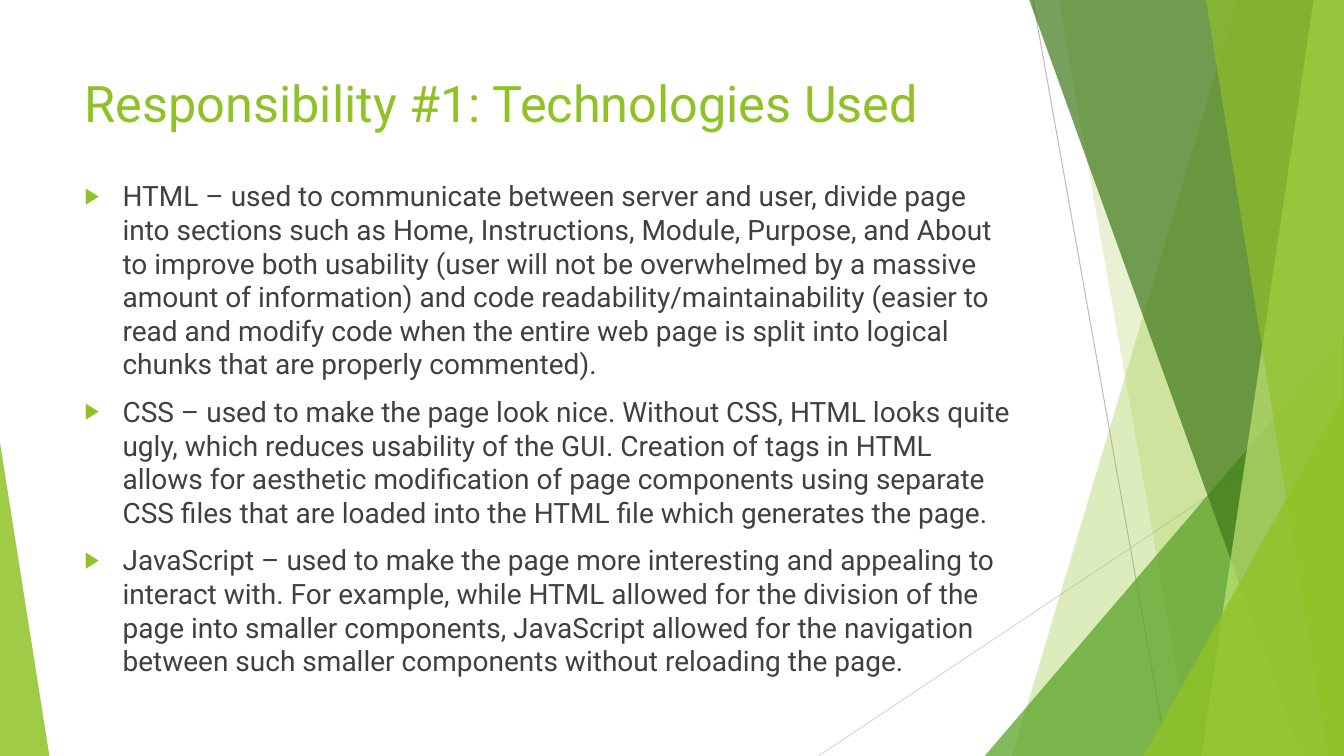
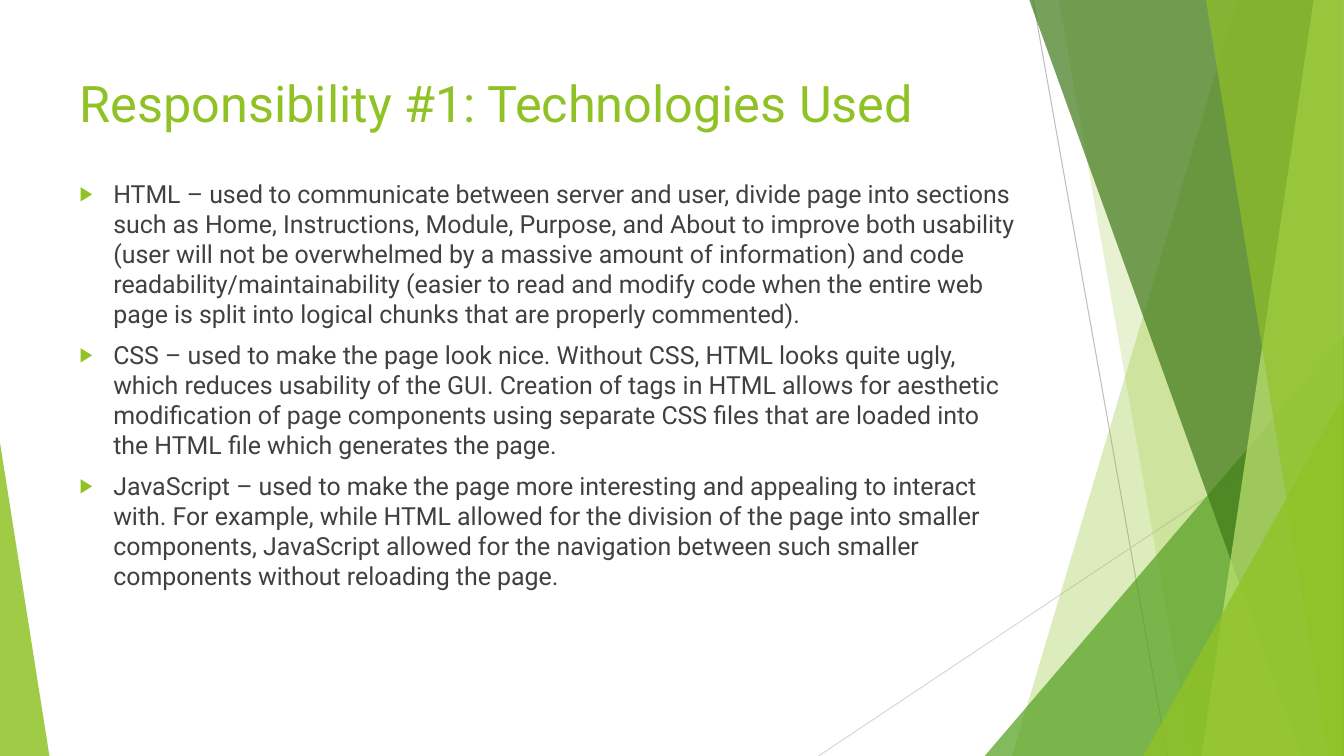
Before and after one commit to AlexDCraig/senior-capstone-project, a slide deck: slide 5 of FinalWinterTermProgressReport/FinalWinterTermDemo.pptx. Drawn at 1344x756 pixels with LibreOffice and Linux fonts; fonts in the diff are those of the drawing. Boxes give left, top, right and bottom in pixels: in the first picture for what was removed or moved away, otherwise in the second. Text is boxed around its words. In the diff, an @@ line names an element or a change of style, - is before the commit and + after.

```diff
--- a/FinalWinterTermProgressReport/FinalWinterTermDemo.pptx
+++ b/FinalWinterTermProgressReport/FinalWinterTermDemo.pptx
@@ title "Responsibility #1: Technologies Used": place and size @@
-title "Responsibility #1: Technologies Used" at <box>85,84,918,133</box>
+title "Responsibility #1: Technologies Used" at <box>80,84,913,133</box>
@@ text "HTML – used to communicate ..." at <box>113,184,1014,590</box>: size 20 to 17.8 pt; indent changed; less space between paragraphs @@
@@ triangle removed at <box>985,336,1344,756</box> @@
@@ freeform shape added at <box>985,336,1344,756</box>, fill #54A021 at 72% opacity @@
```
Also in this commit, not shown: 21 other slides changed, 8 slides added.
